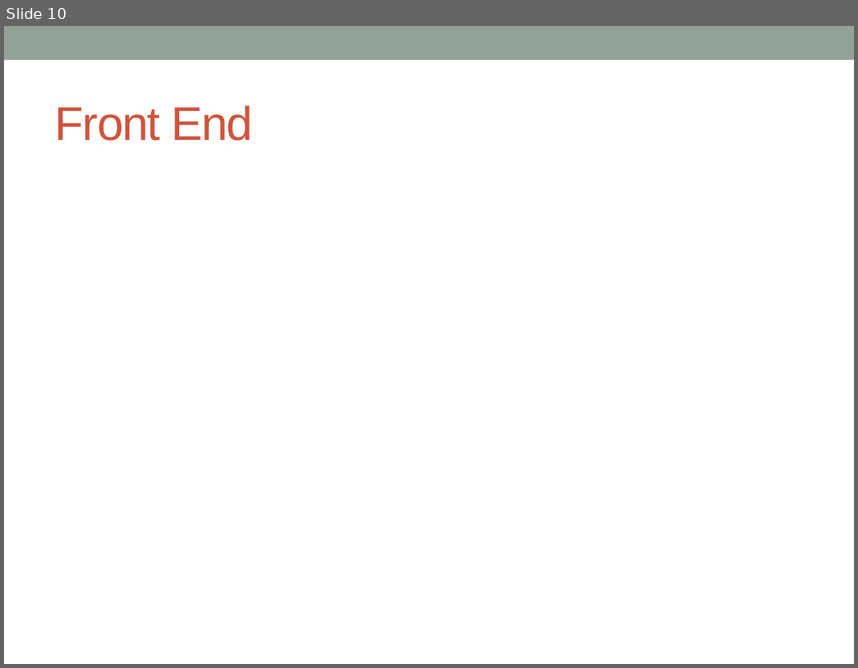
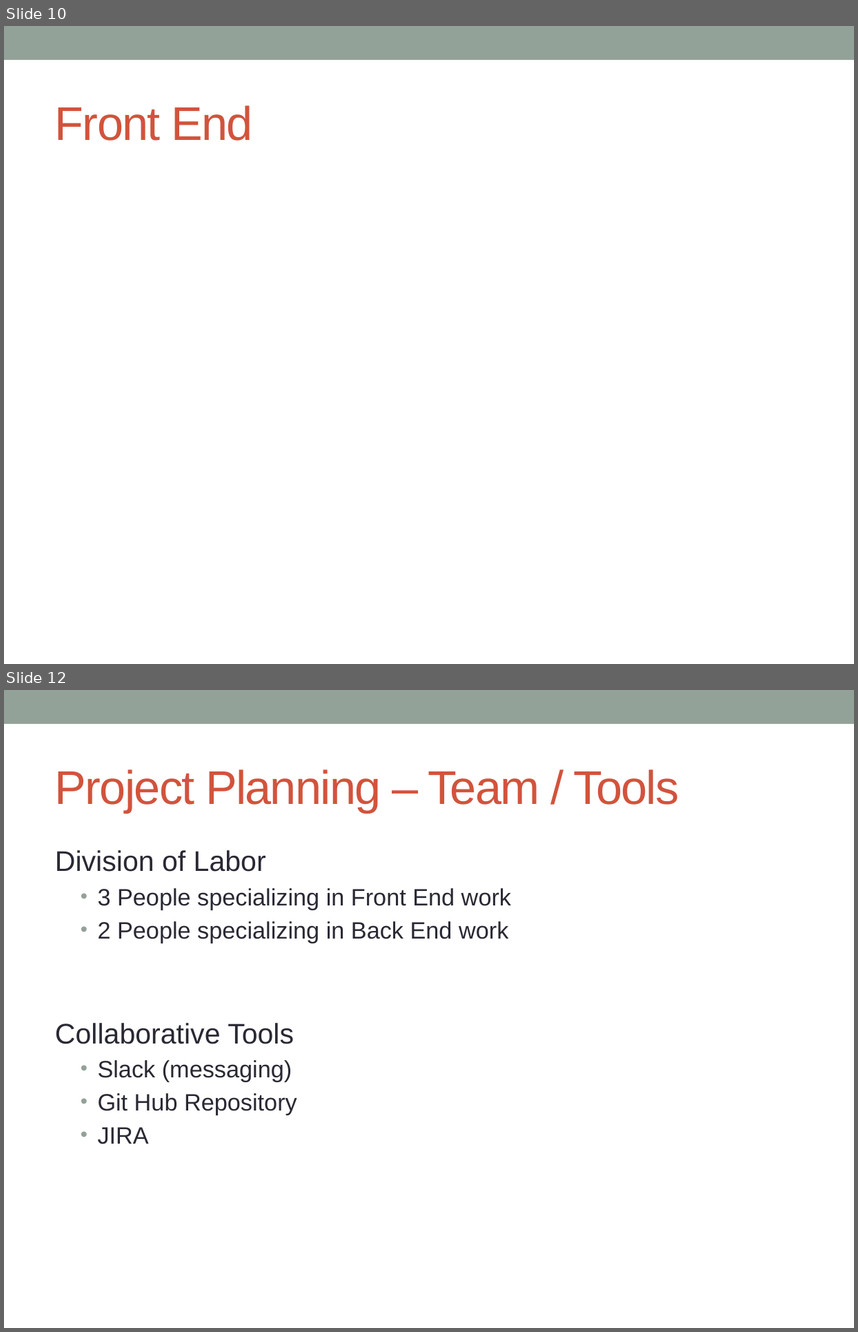
Before and after one commit to massfords/we99, a slide deck: docs/Presentations/Milestone1Presentation_v1.pptx. Shown one above the other, each under a label of ours: slide 10 before the commit, slides 10 and 12 after it; the slides between them are not shown. The pictures are 858x668 and 858x1332 pixels, drawn with LibreOffice and Linux fonts; fonts in the diff are those of the drawing. Boxes give left, top, right and bottom in pixels: in the first picture for what was removed or moved away, otherwise in the second. Text is boxed around its words. In the diff, an @@ line names an element or a change of style, - is before the commit and + after.

```diff
--- a/docs/Presentations/Milestone1Presentation_v1.pptx
+++ b/docs/Presentations/Milestone1Presentation_v1.pptx
@@ slide 12 added at bbox=[4, 690, 854, 1328], background #FFFFFF; not listed: 1 template element that a slide beside it also shows @@
@@ title added at bbox=[55, 769, 680, 813], 40 pt, text #D2533C @@
+Project Planning – Team / Tools
@@ text added at bbox=[55, 850, 511, 1144], 20 pt, text #292934 @@
+Division of Labor
+  • 3 People specializing in Front End work
+  • 2 People specializing in Back End work
+Collaborative Tools
+  • Slack (messaging)
+  • Git Hub Repository
+  • JIRA
```
Also in this commit, not shown: 6 slides changed.
